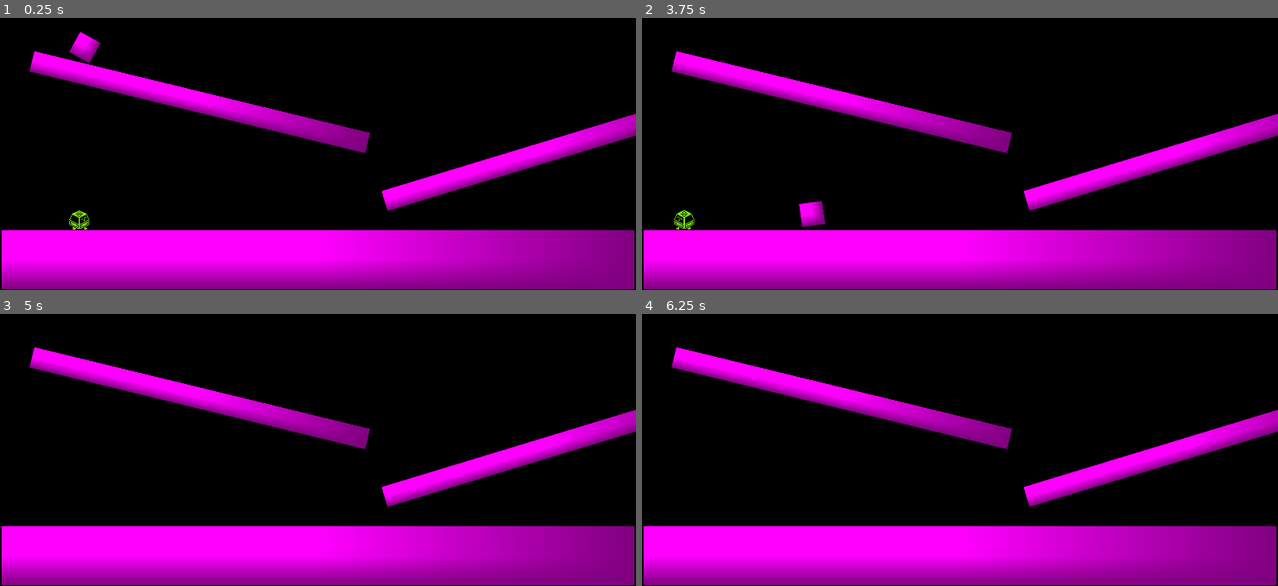
Above: before the commit, frames 1-4 (two rows, left to right).
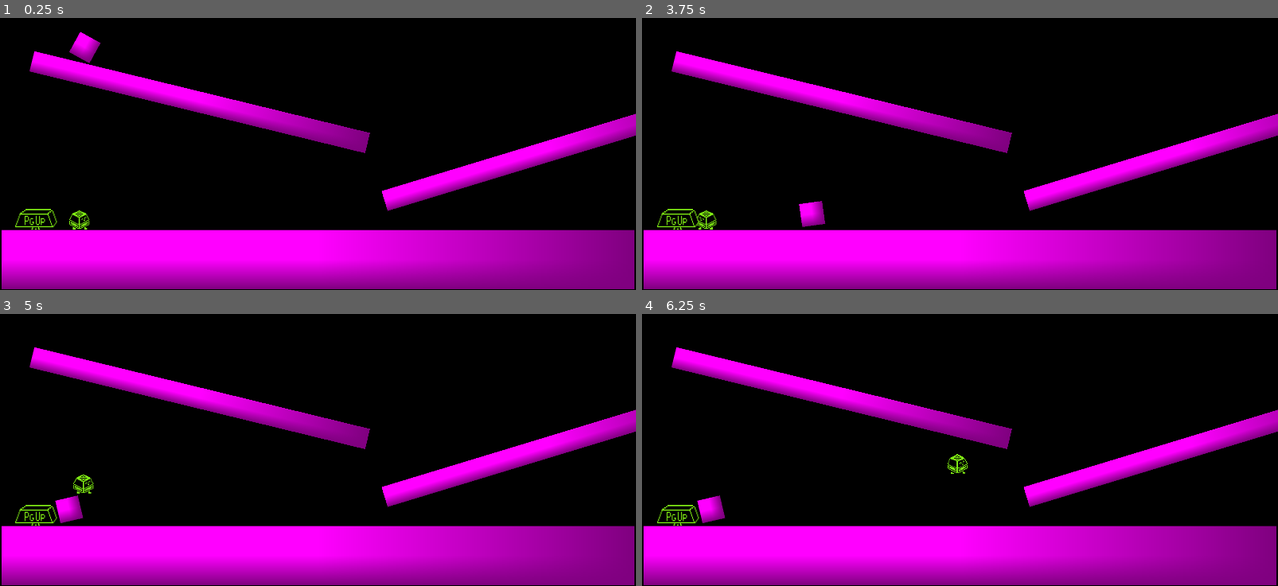
Above: after the commit, the same moments.

Repository: BradyKearley/CuHacking
Game: Godot game, scene res://Levels/ball_test.tscn
The game is run twice, just before and just after one commit, with the same random seed, the same clock (stepped at 60 frames per second) and the same inputs. The project has no main scene, so this scene is started directly.
Inputs:
- Up to frame 1 (0.25 s): no input
- Up to frame 2 (3.75 s): tap Enter (ui_accept) at 0.5, 0.77, 1.52, 3.02 s; hold Right (ui_right) 0.53-2.03 s; hold Left (ui_left) from 2.03 s (still down)
- Up to frame 3 (5 s): tap Enter (ui_accept) at 3.77, 4.52 s; release Left (ui_left) at 4.28 s; hold Right (ui_right) from 4.28 s (still down)
- Up to frame 4 (6.25 s): keep holding Right (ui_right); tap Enter (ui_accept) at 6.02 s

The runs differ from the first frame. In frame 1, 0.2% of the frame differs, in the area x 2-10%, y 70-78%; in frame 2, 0.4%; in frame 3, 0.7%, in the area x 2-15%, y 58-78%; in frame 4, 0.7%.

Commit message:
Added CTRLZ

Diff:
--- a/Levels/ball_test.tscn
+++ b/Levels/ball_test.tscn
@@ -1,7 +1,8 @@
-[gd_scene load_steps=7 format=3 uid="uid://cdt5s5mjwe3u0"]
+[gd_scene load_steps=8 format=3 uid="uid://cdt5s5mjwe3u0"]
 
 [ext_resource type="PackedScene" uid="uid://dru4jk631bc6q" path="res://Player/player.tscn" id="1_rbxnc"]
 [ext_resource type="PackedScene" uid="uid://di2ppmsvb0tg6" path="res://Scenes/ball.tscn" id="2_2tkx8"]
+[ext_resource type="PackedScene" uid="uid://laulci42g2r1" path="res://Scenes/ctrlz.tscn" id="3_i3qsx"]
 
 [sub_resource type="PlaceholderTexture2D" id="PlaceholderTexture2D_2tkx8"]
 
@@ -56,3 +57,6 @@
 [node name="Sprite2D" type="Sprite2D" parent="StaticBody2D2"]
 scale = Vector2(149, 9)
 texture = SubResource("PlaceholderTexture2D_8l206")
+
+[node name="CTRLZ" parent="." instance=ExtResource("3_i3qsx")]
+position = Vector2(-88, 60)
--- a/Scenes/ball.tscn
+++ b/Scenes/ball.tscn
@@ -24,3 +24,5 @@
 
 [node name="Hitbox" type="CollisionShape2D" parent="Hitbox"]
 shape = SubResource("CircleShape2D_yk4cr")
+
+[connection signal="body_entered" from="Hitbox" to="." method="_on_hitbox_body_entered"]
--- /dev/null
+++ b/Scenes/ctrlz.tscn
@@ -0,0 +1,77 @@
+[gd_scene load_steps=10 format=3 uid="uid://laulci42g2r1"]
+
+[ext_resource type="Script" uid="uid://crlr32uwd7qni" path="res://Scripts/ctrlz.gd" id="1_jqof2"]
+[ext_resource type="Texture2D" uid="uid://cbdfeljf0ewkq" path="res://Art/Buttons/pgup keycap button-Sheet.png" id="2_qc302"]
+[ext_resource type="AudioStream" uid="uid://cosc81evi4ud" path="res://SFX/spacebar-click-keyboard-199448_iju6vpxH.mp3" id="3_62jh6"]
+
+[sub_resource type="RectangleShape2D" id="RectangleShape2D_0pquk"]
+size = Vector2(16, 7)
+
+[sub_resource type="RectangleShape2D" id="RectangleShape2D_fb30k"]
+size = Vector2(16, 8.875)
+
+[sub_resource type="RectangleShape2D" id="RectangleShape2D_subnp"]
+size = Vector2(16, 25)
+
+[sub_resource type="AtlasTexture" id="AtlasTexture_smyyt"]
+atlas = ExtResource("2_qc302")
+region = Rect2(256, 0, 256, 256)
+
+[sub_resource type="AtlasTexture" id="AtlasTexture_6sbue"]
+atlas = ExtResource("2_qc302")
+region = Rect2(0, 0, 256, 256)
+
+[sub_resource type="SpriteFrames" id="SpriteFrames_3jls2"]
+animations = [{
+"frames": [{
+"duration": 1.0,
+"texture": SubResource("AtlasTexture_smyyt")
+}],
+"loop": true,
+"name": &"Down",
+"speed": 5.0
+}, {
+"frames": [{
+"duration": 1.0,
+"texture": SubResource("AtlasTexture_6sbue")
+}],
+"loop": true,
+"name": &"Up",
+"speed": 5.0
+}]
+
+[node name="CTRLZ" type="StaticBody2D"]
+script = ExtResource("1_jqof2")
+
+[node name="CollisionShape2D" type="CollisionShape2D" parent="."]
+position = Vector2(0, -0.5)
+shape = SubResource("RectangleShape2D_0pquk")
+
+[node name="Hitbox" type="Area2D" parent="."]
+
+[node name="CollisionShape2D" type="CollisionShape2D" parent="Hitbox"]
+position = Vector2(0, -0.5625)
+shape = SubResource("RectangleShape2D_fb30k")
+
+[node name="Detector" type="Area2D" parent="."]
+
+[node name="CollisionShape2D" type="CollisionShape2D" parent="Detector"]
+position = Vector2(0, -8.5)
+shape = SubResource("RectangleShape2D_subnp")
+
+[node name="AnimatedSprite2D" type="AnimatedSprite2D" parent="."]
+position = Vector2(0.25, -3.875)
+scale = Vector2(0.0917969, 0.124023)
+sprite_frames = SubResource("SpriteFrames_3jls2")
+animation = &"Up"
+
+[node name="Timer" type="Timer" parent="."]
+wait_time = 0.1
+one_shot = true
+
+[node name="AudioStreamPlayer2D" type="AudioStreamPlayer2D" parent="."]
+stream = ExtResource("3_62jh6")
+
+[connection signal="body_entered" from="Hitbox" to="." method="_on_hitbox_body_entered"]
+[connection signal="body_exited" from="Detector" to="." method="_on_detector_body_exited"]
+[connection signal="timeout" from="Timer" to="." method="_on_timer_timeout"]
--- a/Scripts/ball.gd
+++ b/Scripts/ball.gd
@@ -3,12 +3,13 @@
 var push_force = 50  # Adjust to control push strength
 var push_vector = Vector2.ZERO
 
-func _on_hitbox_body_entered(body: Node2D) -> void:
-	if body.is_in_group("Player"):
-		print("touch")
-		if body.is_caps:
-			push_force = 100
-		else: # Small box, small player
-			push_force = 50
-		push_vector = (global_position - body.global_position).normalized()
-		apply_force(Vector2.ZERO, push_vector * push_force)
+#func _on_hitbox_body_entered(body: Node2D) -> void:
+	#if body.is_in_group("Player"):
+		#print("touch")
+		#if body.is_caps:
+			#push_force = 1000
+		#else: # Small box, small player
+			#push_force = 500
+		#push_vector = (global_position - body.global_position).normalized()
+		#print(push_vector)
+		#apply_force(push_vector * push_force, push_vector * push_force)
--- /dev/null
+++ b/Scripts/ctrlz.gd
@@ -0,0 +1,28 @@
+extends StaticBody2D
+
+var actor: Node2D
+
+func press(body: Node2D) -> void:
+	# Change if shift signal
+	$AudioStreamPlayer2D.pitch_scale = randf_range(0.8,1.2)
+	$AudioStreamPlayer2D.play()
+	$AnimatedSprite2D.play("Down")
+	actor = body
+	$Timer.start()
+	# test
+
+func release() -> void:
+	$AnimatedSprite2D.play("Up")
+	actor = null
+
+func _on_hitbox_body_entered(body: Node2D) -> void:
+	if body.is_in_group("Player"):
+		press(body)
+
+func _on_detector_body_exited(body: Node2D) -> void:
+	if body.is_in_group("Player"):
+		release()
+
+func _on_timer_timeout() -> void:
+	get_tree().reload_current_scene()
+	print("FUCK")
Not shown, added: Scripts/ctrlz.gd.uid
Renamed: Scenes/enter_key.gd -> Scripts/enter_key.gd
Renamed: Scenes/enter_key.gd.uid -> Scripts/enter_key.gd.uid
